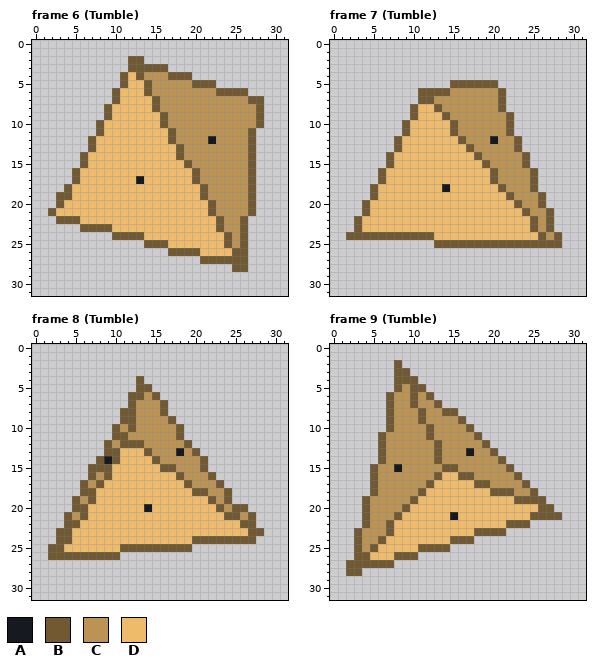
One commit to this pixel-art file: assets/source/aseprite/rolls/d4.aseprite. The picture above is the old version.
32x32 pixels, 24 frames. Colours within 5 levels of each other are drawn and written as one. Shown: frame 6 (Tumble), frame 7 (Tumble), frame 8 (Tumble), frame 9 (Tumble). The commit also changed other frames, which this record leaves out.
Palette (. is transparent): A #171921  B #725932  C #bd9353  D #efba69
Now the later version:
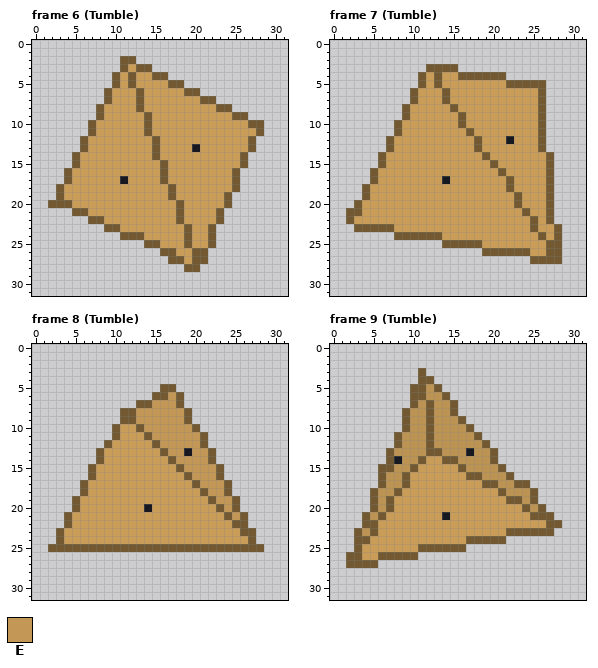
Colours new in this view: E #c39755
Difference:
colour D: #efba69 -> #c99d58
Frame 6 (Tumble):
y 2: x 11 . -> B; x 13 B -> .
y 3: x 11..12 .B -> BD; x 15..16 BB -> ..
y 4: x 10..19 .BDBCCCBBB -> BDBDDBB...
y 5: x 10..12 .BD -> BDB; x 14..22 BCCCCCBBB -> DDDBB....
y 6: x 9..10 .B -> BD; x 13..26 DBCCCCCCCCBBBB -> BDDDDDBB......
y 7: x 9..10 .B -> BD; x 13 D -> B; x 15..28 BCCCCCCCCCCCBB -> DDDDDDBB......
y 8: x 8..9 .B -> BD; x 13 D -> B; x 15..28 BCCCCCCCCCCCCB -> DDDDDDDDBB....
y 9: x 8..9 .B -> BD; x 14 D -> B; x 16..28 BCCCCCCCCCCCB -> DDDDDDDDDBB..
y 10: x 7..8 .B -> BD; x 14 D -> B; x 16..27 BCCCCCCCCCCC -> DDDDDDDDDDDB
y 11: x 7..8 .B -> BD; x 14 D -> B; x 17..28 BCCCCCCCCCB. -> DDDDDDDDDDDB
y 12: x 6..7 .B -> BD; x 15 D -> B; x 17..26 BCCCCACCCC -> DDDDDDDDDD
y 13: x 6..7 .B -> BD; x 15 D -> B; x 18..26 BCCCCCCCC -> DDADDDDDD
y 14: x 5..6 .B -> BD; x 15 D -> B; x 18..27 BCCCCCCCCB -> DDDDDDDDB.
y 15: x 5..6 .B -> BD; x 16 D -> B; x 19..27 BCCCCCCCB -> DDDDDDDB.
y 16: x 4..5 .B -> BD; x 16 D -> B; x 20..27 BCCCCCCB -> DDDDDB..
y 17: x 4..5 .B -> BD; x 11 D -> A; x 13 A -> D; x 16 D -> B; x 20..27 BCCCCCCB -> DDDDDB..
y 18: x 3..4 .B -> BD; x 17 D -> B; x 21..27 BCCCCCB -> DDDDB..
y 19: x 4 B -> D; x 17 D -> B; x 21..27 BCCCCCB -> DDDB...
y 20: x 2 . -> B; x 4 D -> B; x 18 D -> B; x 22..27 BCCCCB -> DDB...
y 21: x 2..6 BDDDD -> ...BB; x 18 D -> B; x 22..27 BCCCCB -> DB....
y 22: x 3..8 BBBDDD -> ....BB; x 18 D -> B; x 24..26 CCB -> ...
y 23: x 6..8 BBB -> ...; x 10 D -> B; x 19 D -> B; x 22..26 DBCCB -> B....
y 24: x 10 B -> .; x 19 D -> B; x 22..26 DDBCB -> B....
y 25: x 16 B -> D; x 19 D -> B; x 22..26 DDBCB -> B....
y 26: x 16 . -> B; x 18..19 BB -> DD; x 21..26 DDDDBB -> B.....
y 27: x 17..20 .... -> BBDB; x 22..26 BBBBB -> .....
y 28: x 19..20 .. -> BB; x 25..26 BB -> ..
Frame 7 (Tumble):
y 3: x 12..15 .... -> BBBB
y 4: x 11..21 ........... -> BDBDDBBBBBB
y 5: x 11..26 ....BBBBBB...... -> BDBDDDDDDDDBBBBB
y 6: x 10..13 .BBB -> BDDD; x 15..26 CCCCCCB..... -> DDDDDDDDDDDB
y 7: x 10..26 .BBCCCCCCCCB..... -> BDDDBDDDDDDDDDDDB
y 8: x 9..10 .B -> BD; x 13..26 BCCCCCCCB..... -> DDBDDDDDDDDDDB
y 9: x 9..10 .B -> BD; x 14..26 BCCCCCCCB.... -> DDBDDDDDDDDDB
y 10: x 8..9 .B -> BD; x 15..26 BCCCCCCB.... -> DBDDDDDDDDDB
y 11: x 8..9 .B -> BD; x 15..26 BCCCCCCB.... -> DDBDDDDDDDDB
y 12: x 7..8 .B -> BD; x 16..26 BCCCACCB... -> DDBDDDADDDB
y 13: x 7..8 .B -> BD; x 17..26 BCCCCCB... -> DBDDDDDDDB
y 14: x 6..7 .B -> BD; x 18..27 BCCCCCB... -> DBDDDDDDDB
y 15: x 6..7 .B -> BD; x 19..27 BCCCCB... -> DBDDDDDDB
y 16: x 5..6 .B -> BD; x 20..27 BCCCCB.. -> DBDDDDDB
y 17: x 5..6 .B -> BD; x 14 D -> A; x 20..27 BCCCCB.. -> DDBDDDDB
y 18: x 4..5 .B -> BD; x 14 A -> D; x 21..27 BCCCB.. -> DBDDDDB
y 19: x 4..5 .B -> BD; x 22..27 BCCCB. -> DBDDDB
y 20: x 3..4 .B -> BD; x 24..27 CCB. -> DDDB
y 21: x 2..4 ..B -> BBD; x 25..26 CC -> DD
y 22: x 2..3 .B -> BD; x 26 C -> D
y 23: x 4..7 DDDD -> BBBB; x 26..28 CB. -> DDB
y 24: x 2..7 BBBBBB -> ......; x 13 D -> B; x 27 C -> D
y 25: x 13 B -> .; x 19..26 BBBBBBBB -> DDDDDDDD
y 26: x 19..28 .......... -> BBBBBBDDBB
y 27: x 25..28 .... -> BBBB
Frame 8 (Tumble):
y 4: x 13 B -> .
y 5: x 13..14 BB -> ..; x 16..17 .. -> BB
y 6: x 12..14 BBC -> ...; x 16..18 ... -> BEB
y 7: x 12..18 BCCCB.. -> .BBEEEB
y 8: x 13..19 CCCB... -> EEEEEEB
y 9: x 13..19 CCCCB.. -> EEEEEEB
y 10: x 11..20 CBCCCCCB.. -> DDBEEEEEEB
y 11: x 11..21 BCCCCCCB... -> DDDBEEEEEEB
y 12: x 10..21 CBBBCCCCCB.. -> DDDDDBEEEEEB
y 13: x 8..10 .BB -> BDD; x 14..22 BCCCACB.. -> DDBEEAEEB
y 14: x 9..10 AB -> DD; x 15..22 BCCCCCB. -> DDBEEEEB
y 15: x 8..9 BB -> DD; x 16..23 BBCCCB.. -> DDBEEEEB
y 16: x 8..9 CB -> DD; x 18..23 BCCCB. -> DBEEEB
y 17: x 7..8 CB -> DD; x 19..24 BCCCB. -> DBEEEB
y 18: x 7 B -> D; x 20 B -> D; x 22..23 CC -> EE
y 19: x 6..7 CB -> DD; x 23..25 CB. -> EEB
y 20: x 6 B -> D; x 24 C -> E; x 26 B -> .
y 21: x 5..6 CB -> DD; x 25..27 BCB -> EB.
y 22: x 5 B -> D; x 25 D -> B; x 27 B -> .
y 23: x 4 B -> D; x 26 D -> B; x 28 B -> .
y 24: x 4 B -> D; x 20..26 BBBBBBB -> DDDDDDD
y 25: x 4..10 DDDDDDD -> BBBBBBB; x 20..28 ......... -> BBBBBBBBB
y 26: x 2..10 BBBBBBBBB -> .........
Frame 9 (Tumble):
y 2: x 8 B -> .
y 3: x 8..9 BB -> ..; x 11 . -> B
y 4: x 8..12 BBB.. -> ...BB
y 5: x 8..9 BC -> ..; x 12..13 .. -> CB
y 6: x 7..9 BCC -> ...; x 11..14 CB.. -> BCCB
y 7: x 7..9 BCC -> ...; x 12..15 CB.. -> BCCB
y 8: x 7..9 BCC -> ..B; x 11..12 BC -> CB; x 14 B -> C
y 9: x 7..9 BCC -> ..B; x 11..12 BC -> CB
y 10: x 7..9 BCC -> ..B
y 11: x 6..8 BCC -> ..B
y 12: x 6..8 BCC -> ..B; x 12..13 CB -> BC
y 13: x 6..7 BC -> .B; x 12 C -> B
y 14: x 6..8 BCC -> .BA; x 11..15 CCBCC -> BDDBB; x 20..21 CB -> B.
y 15: x 5..8 BCCA -> .BBC; x 10..16 CCCCBBC -> BDDDDDB; x 21..22 CB -> B.
y 16: x 5..6 BC -> .B; x 9..13 CCCCB -> BDDDD; x 16 B -> D; x 18 C -> B; x 22..23 CB -> B.
y 17: x 5..6 BC -> .B; x 9..12 CCCB -> BDDD; x 18 B -> D; x 20 C -> B; x 23 C -> B
y 18: x 8..11 CCCB -> BDDD; x 20 B -> D; x 22 B -> C
y 19: x 4..5 BC -> .B; x 7..10 CCCB -> BDDD; x 22 D -> B; x 24 B -> C; x 26 B -> .
y 20: x 4..5 BC -> .B; x 7..9 CCB -> BDD; x 24..25 DD -> BC; x 27 B -> .
y 21: x 6..8 CCB -> BDD; x 14..15 DA -> AD; x 28 B -> .
y 22: x 5..7 CCB -> BDD; x 22..28 BBB.... -> DDDDDBB
y 23: x 5..7 CCB -> BDD; x 18..27 BBBB...... -> DDDDBBBBBB
y 24: x 4..6 CCB -> BDD; x 15..16 BB -> DD; x 18..21 .... -> BBBB
y 25: x 4..5 CB -> DD; x 15..16 .. -> BB
y 26: x 2 . -> B; x 4 B -> D; x 6..7 DD -> BB
y 27: x 6..7 BB -> ..
y 28: x 2..3 BB -> ..
